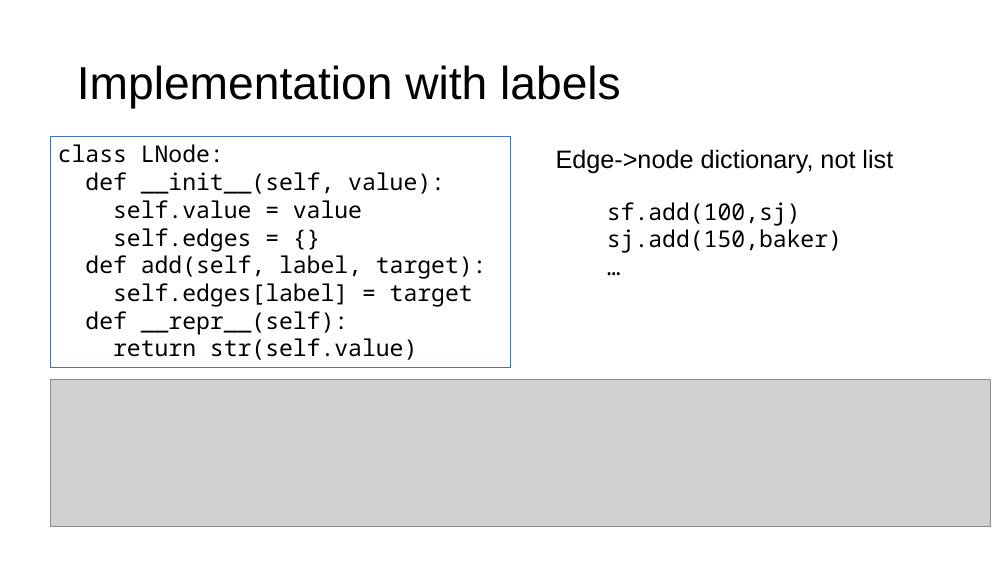
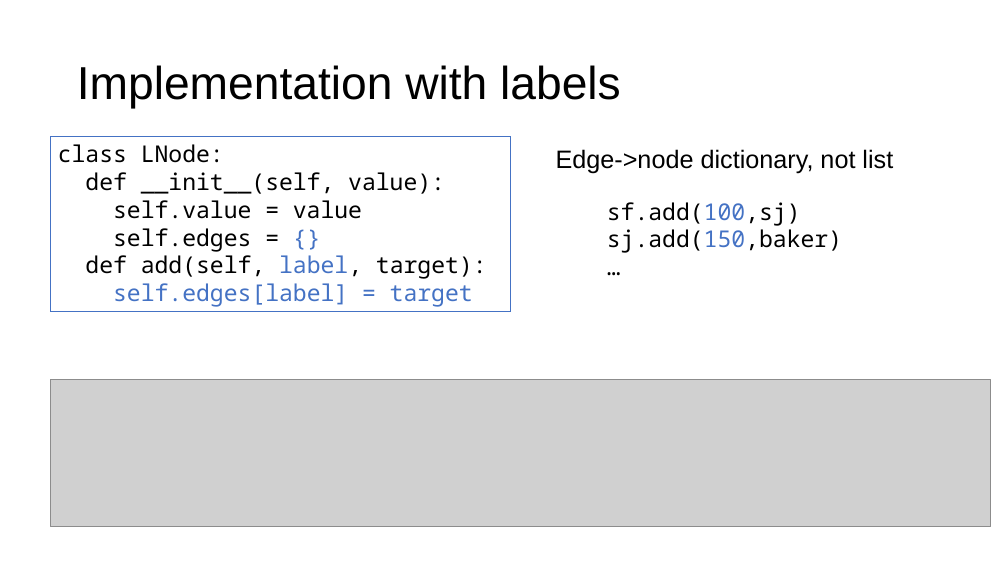
Before and after one commit to parrt/msds689, a slide deck: slide 7 of notes/graphs.pptx. Drawn at 1008x567 pixels with LibreOffice and Linux fonts; fonts in the diff are those of the drawing; grey boxes stand for pictures; background and template pictures are left out. Boxes give left, top, right and bottom in pixels: in the first picture for what was removed or moved away, otherwise in the second. Text is boxed around its words. In the diff, an @@ line names an element or a change of style, - is before the commit and + after.

```diff
--- a/notes/graphs.pptx
+++ b/notes/graphs.pptx
@@ rectangle "class LNode:": place and size @@
-rectangle "class LNode:" at bbox=[51, 136, 510, 368]
+rectangle "class LNode:" at bbox=[51, 136, 510, 312]
@@ text at bbox=[607, 202, 842, 253]: text colour #000000 to #4472C4 in "sf.add(100,sj)", "sj.add(150,baker)" @@
@@ text in rectangle at bbox=[85, 228, 487, 307]: text colour #000000 to #4472C4 in "{}", "label,", "self.edges[label] = target" @@
@@ text in rectangle at bbox=[85, 311, 417, 360]: paragraphs removed @@
-def __repr__(self):
-return str(self.value)
```
Also in this commit, not shown: 15 other slides changed, 3 slides added, 1 slide removed, 2 other files.
